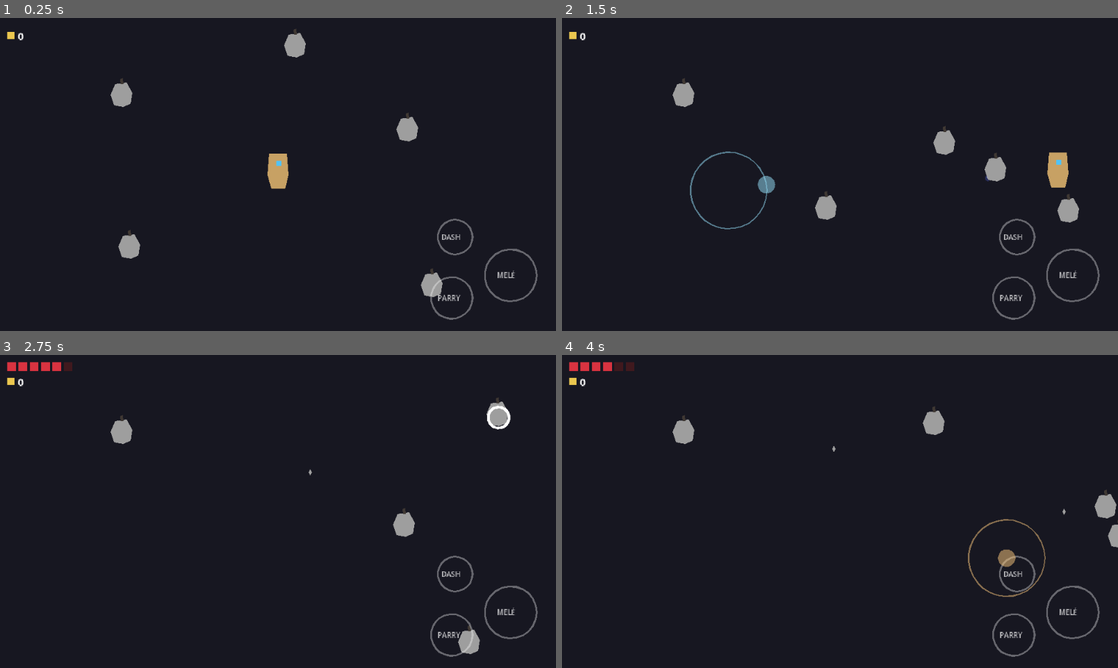
Above: before the commit, frames 1-4 (two rows, left to right).
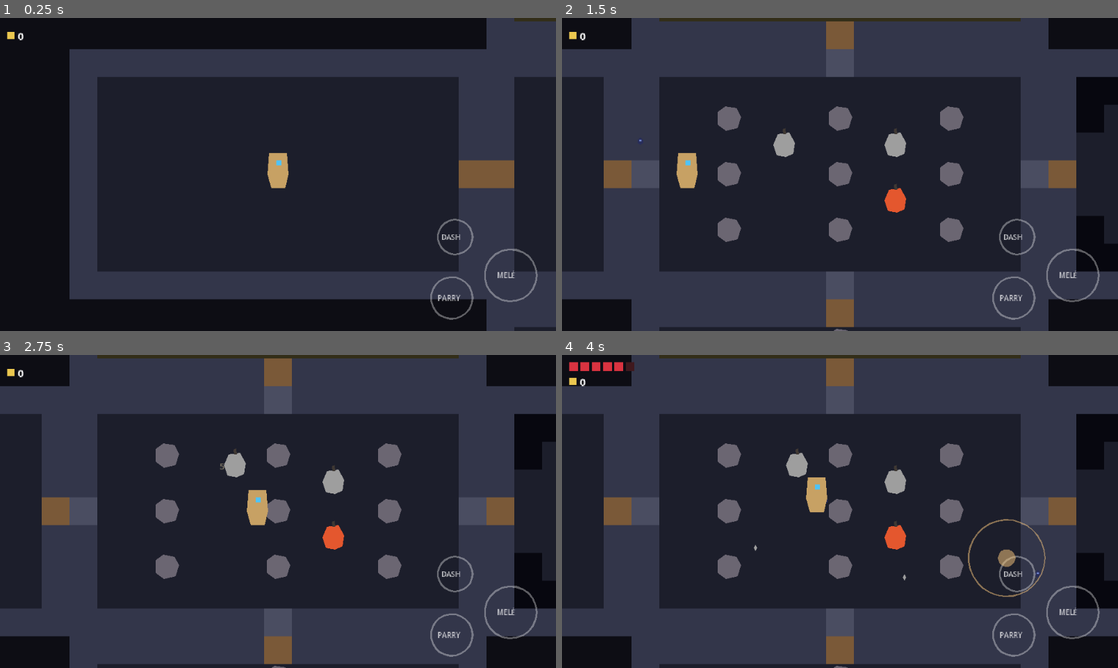
Above: after the commit, the same moments.

Repository: danielespinolagonzalez-ux/Mistveil
Game: Godot game, scene res://scenes/main/main.tscn
Two runs of this game, one before a commit and one after it. Both use one fixed random seed, a clock stepped at 60 frames per second and the inputs below.
Inputs (mouse positions are in pixels of both pictures, inside the frame that each line leads up to):
- Up to frame 1 (0.25 s): no input
- Up to frame 2 (1.5 s): move the mouse to (962, 158) at 0.52 s; hold D (move_right) 0.53-1.25 s; tap Shift (dash) at 0.6 s; click (962, 158) at 0.67 s; drag from (728, 190) to (1090, 133) at 1.27 s
- Up to frame 3 (2.75 s): move the mouse to (333, 442) at 2.02 s; hold D (move_right) from 2.03 s (still down); right-click (333, 442) at 2.1 s
- Up to frame 4 (4 s): release D (move_right) at 2.75 s; drag from (812, 574) to (967, 527) at 2.77 s; move the mouse to (1006, 558) at 3.52 s; press the mouse at (1006, 558) at 3.53 s; hold A (move_left) from 3.53 s (still down)

The runs differ from the first frame. In frame 1, 28% of the frame differs, in the area x 12-100%, y 0-100%; in frame 2, 49%, in the area x 0-100%, y 0-100%; in frame 3, 49%; in frame 4, 49%.

Commit message:
feat: piso de prueba de 6 salas en Main (tarea 3.4)
- Main reestructurada: FloorManager + Camera2D montan el piso al arrancar
- Inicial vacia y segura + 3 normales con plantilla + tesoro + jefe-placeholder
- Sala de jefe con spawns forzados (2 campaneros) via forced_spawns
- TEST_FLOOR como andamiaje documentado (la Fase 4 lo sustituye)
- 5 checks nuevos en test_rooms

Co-Authored-By: Claude Fable 5 <noreply@anthropic.com>
Claude-Session: https://claude.ai/code/session_01SbmgetzbNcFosjFKdYJBz4

Diff:
--- a/scenes/main/main.tscn
+++ b/scenes/main/main.tscn
@@ -1,20 +1,31 @@
-[gd_scene load_steps=9 format=3]
+[gd_scene load_steps=10 format=3]
 
+[ext_resource type="Script" path="res://scripts/main.gd" id="0_main"]
 [ext_resource type="PackedScene" path="res://scenes/player/player.tscn" id="1_player"]
 [ext_resource type="Script" path="res://scripts/systems/tear_pool.gd" id="2_tear_pool"]
-[ext_resource type="PackedScene" path="res://scenes/enemies/enemy.tscn" id="3_enemy"]
 [ext_resource type="PackedScene" path="res://scenes/ui/defeat_screen.tscn" id="4_defeat"]
 [ext_resource type="Script" path="res://scripts/systems/enemy_projectile_pool.gd" id="5_enemy_pool"]
 [ext_resource type="PackedScene" path="res://scenes/ui/hud.tscn" id="6_hud"]
 [ext_resource type="Script" path="res://scripts/systems/damage_numbers.gd" id="7_damage_numbers"]
 [ext_resource type="PackedScene" path="res://scenes/ui/touch_controls.tscn" id="8_touch"]
+[ext_resource type="Script" path="res://scripts/systems/floor_manager.gd" id="9_floor"]
 
 [node name="Main" type="Node2D"]
+script = ExtResource("0_main")
 
 [node name="Background" type="ColorRect" parent="."]
-offset_right = 640.0
-offset_bottom = 360.0
-color = Color(0.09, 0.09, 0.13, 1)
+offset_left = -2000.0
+offset_top = -2000.0
+offset_right = 4000.0
+offset_bottom = 4000.0
+color = Color(0.05, 0.05, 0.08, 1)
+z_index = -20
+
+[node name="Camera2D" type="Camera2D" parent="."]
+
+[node name="FloorManager" type="Node2D" parent="." node_paths=PackedStringArray("camera")]
+script = ExtResource("9_floor")
+camera = NodePath("../Camera2D")
 
 [node name="TearPool" type="Node2D" parent="."]
 script = ExtResource("2_tear_pool")
@@ -26,25 +37,7 @@
 script = ExtResource("7_damage_numbers")
 
 [node name="Player" parent="." instance=ExtResource("1_player")]
-position = Vector2(320, 180)
-
-[node name="CeraAndante" parent="." instance=ExtResource("3_enemy")]
-position = Vector2(500, 120)
-
-[node name="CeraAndante2" parent="." instance=ExtResource("3_enemy")]
-position = Vector2(120, 280)
-
-[node name="TejedorHoras" parent="." instance=ExtResource("3_enemy")]
-position = Vector2(140, 90)
-enemy_id = "tejedor_horas"
-
-[node name="EngranajeErrante" parent="." instance=ExtResource("3_enemy")]
-position = Vector2(480, 270)
-enemy_id = "engranaje_errante"
-
-[node name="EngranajeErrante2" parent="." instance=ExtResource("3_enemy")]
-position = Vector2(320, 70)
-enemy_id = "engranaje_errante"
+position = Vector2(240, 144)
 
 [node name="HUD" parent="." instance=ExtResource("6_hud")]
 
--- a/scripts/entities/room.gd
+++ b/scripts/entities/room.gd
@@ -40,6 +40,15 @@
 
 ## Pool de spawn del piso (clave de pools_spawn en enemigos.json).
 var spawn_pool: String = "piso1"
+
+## Spawns forzados (ids concretos) en vez de plantilla: sala de jefe-placeholder, etc.
+var forced_spawns: Array[String] = []
+
+## Offsets de colocación (en tiles desde el centro) para los spawns forzados.
+const FORCED_SPAWN_OFFSETS: Array[Vector2i] = [
+	Vector2i(-2, 0), Vector2i(2, 0), Vector2i(0, -1), Vector2i(0, 1),
+	Vector2i(-2, -2), Vector2i(2, 2),
+]
 
 var _doors: Dictionary = {}  # Vector2i (dir) → { blocker, trigger, visual, open }
 var _alive_enemies: int = 0
@@ -317,19 +326,30 @@
 
 # --- Enemigos y limpieza ---
 
-## Instancia los enemigos de las casillas de spawn desde el pool del piso.
+## Instancia los enemigos: spawns forzados (jefe-placeholder) o casillas de plantilla.
 func _spawn_enemies() -> int:
+	var count: int = 0
+	if not forced_spawns.is_empty():
+		var mid: Vector2i = size_tiles / 2
+		for i in forced_spawns.size():
+			var offset: Vector2i = FORCED_SPAWN_OFFSETS[i % FORCED_SPAWN_OFFSETS.size()]
+			count += 1
+			_spawn_enemy(forced_spawns[i], mid + offset)
+		return count
 	var pool: Array = DataDB.pools_spawn.get(spawn_pool, [])
 	if pool.is_empty():
 		return 0
-	var count: int = 0
 	for tile: Vector2i in _spawn_tiles:
-		var enemy: Enemy = ENEMY_SCENE.instantiate()
-		enemy.enemy_id = str(pool[_rng.randi_range(0, pool.size() - 1)])
-		enemy.position = tile_center(tile.x, tile.y)
-		add_child(enemy)
+		_spawn_enemy(str(pool[_rng.randi_range(0, pool.size() - 1)]), tile)
 		count += 1
 	return count
+
+
+func _spawn_enemy(id: String, tile: Vector2i) -> void:
+	var enemy: Enemy = ENEMY_SCENE.instantiate()
+	enemy.enemy_id = id
+	enemy.position = tile_center(tile.x, tile.y)
+	add_child(enemy)
 
 
 func _on_enemy_died(enemy: Node) -> void:
--- /dev/null
+++ b/scripts/main.gd
@@ -0,0 +1,19 @@
+extends Node2D
+## Escena principal. Fase 3: monta el piso de prueba de 6 salas conectadas a mano.
+## ANDAMIAJE TEMPORAL: la Fase 4 sustituye TEST_FLOOR por el generador procedural.
+
+## normal×4 (la inicial vacía cuenta como normal), tesoro y jefe-placeholder.
+const TEST_FLOOR := {
+	Vector2i(0, 0): { "tipo": "normal" },  # inicial: vacía y segura (spec §3)
+	Vector2i(1, 0): { "tipo": "normal", "plantilla": "p1_pilares_01" },
+	Vector2i(2, 0): { "tipo": "normal", "plantilla": "p1_cruce_01" },
+	Vector2i(1, -1): { "tipo": "tesoro" },
+	Vector2i(1, 1): { "tipo": "normal", "plantilla": "p1_pasillo_01" },
+	Vector2i(3, 0): { "tipo": "jefe", "enemigos": ["campanero", "campanero"] },
+}
+
+@onready var _floor_manager: FloorManager = $FloorManager
+
+
+func _ready() -> void:
+	_floor_manager.build_floor(TEST_FLOOR, Vector2i.ZERO)
--- a/scripts/systems/floor_manager.gd
+++ b/scripts/systems/floor_manager.gd
@@ -48,6 +48,10 @@
 		var room: Room = ROOM_SCENE.instantiate()
 		room.position = Vector2(grid_pos.x * stride.x, grid_pos.y * stride.y)
 		add_child(room)
+		var forced: Array[String] = []
+		for id: Variant in def.get("enemigos", []):
+			forced.append(str(id))
+		room.forced_spawns = forced
 		room.setup(grid_pos, _size_tiles, exits, template, legend)
 		match str(def.get("tipo", "normal")):
 			"tesoro":
--- a/tests/test_rooms.gd
+++ b/tests/test_rooms.gd
@@ -13,6 +13,7 @@
 	await _test_room_base()
 	await _test_room_template()
 	await _test_floor_transition()
+	await _test_main_floor()
 
 	if _failures == 0:
 		print("TEST ROOMS: OK")
@@ -171,6 +172,31 @@
 	await get_tree().physics_frame
 
 
+## Tarea 3.4: el piso de prueba de Main tiene sus 6 salas conectadas.
+func _test_main_floor() -> void:
+	var main: Node = (load("res://scenes/main/main.tscn") as PackedScene).instantiate()
+	add_child(main)
+	await get_tree().physics_frame
+	var manager: FloorManager = main.get_node("FloorManager")
+
+	_check("main: piso de prueba con 6 salas", manager.rooms.size() == 6)
+	_check("main: la sala inicial está limpia y activa",
+		(manager.rooms[Vector2i.ZERO] as Room).cleared)
+	var boss_room: Room = manager.rooms[Vector2i(3, 0)]
+	_check("main: sala de jefe con 2 campaneros forzados",
+		boss_room.forced_spawns.size() == 2 and boss_room.forced_spawns[0] == "campanero")
+	_check("main: jefe sin activar hasta entrar", not boss_room.activated)
+	# Conectividad simple: toda sala tiene al menos una puerta.
+	var all_connected: bool = true
+	for grid: Vector2i in manager.rooms:
+		if (manager.rooms[grid] as Room).door_count() == 0:
+			all_connected = false
+	_check("main: ninguna sala huérfana (todas con puerta)", all_connected)
+
+	main.queue_free()
+	await get_tree().physics_frame
+
+
 func _count_in_group(root: Node, group: String) -> int:
 	var count: int = 0
 	for child in root.get_children():
Not shown, added: scripts/main.gd.uid
Not shown, changed: ROADMAP.md
